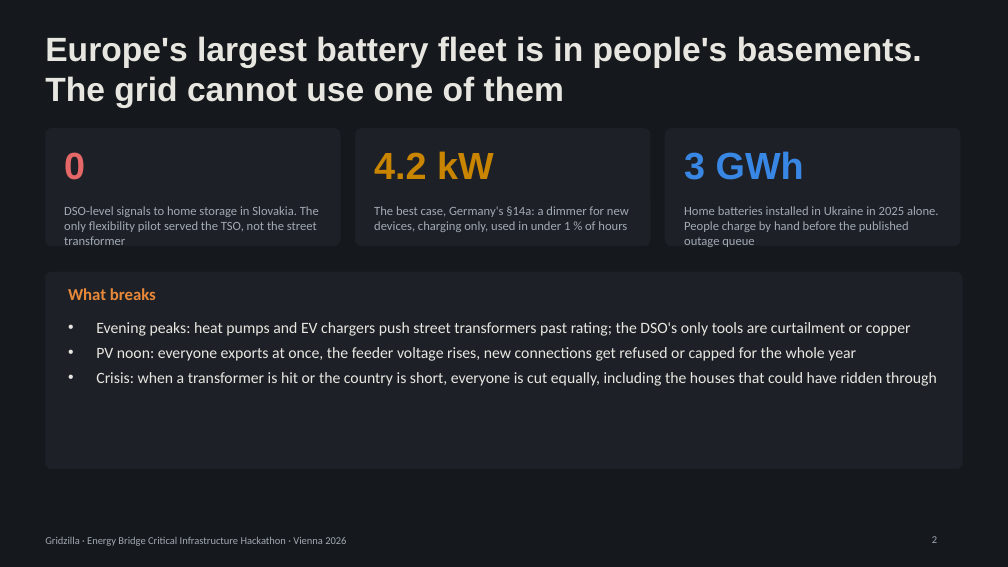
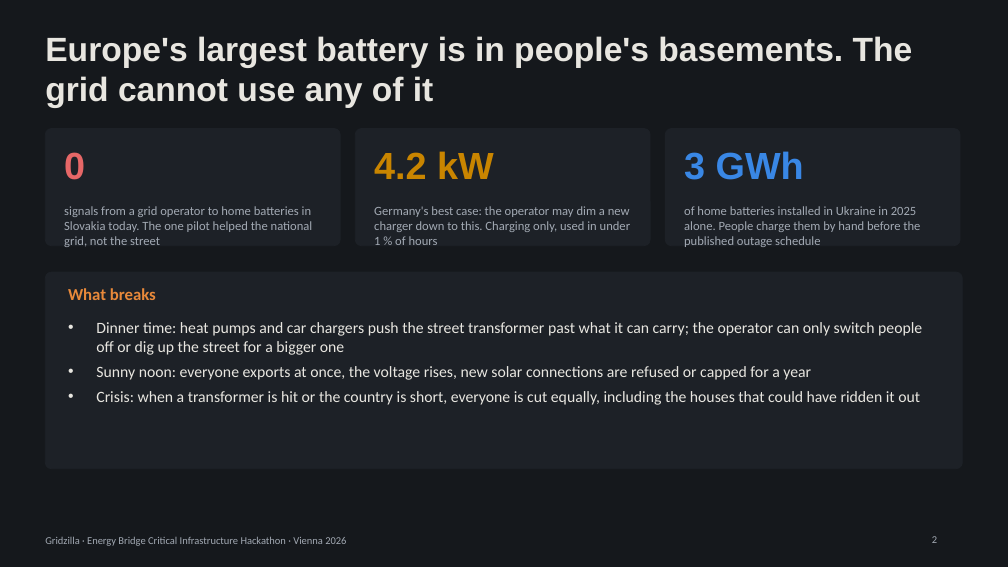
Before and after one commit to mathewstars/Gridzilla, a slide deck: slide 2 of docs/Gridzilla-pitch.pptx. Drawn at 1008x567 pixels with LibreOffice and Linux fonts; fonts in the diff are those of the drawing. Boxes give left, top, right and bottom in pixels: in the first picture for what was removed or moved away, otherwise in the second. Text is boxed around its words. In the diff, an @@ line names an element or a change of style, - is before the commit and + after.

```diff
--- a/docs/Gridzilla-pitch.pptx
+++ b/docs/Gridzilla-pitch.pptx
@@ title at (45,36,913,108): text changed @@
-Europe's largest battery fleet is in people's basements. The grid cannot use one of them
+Europe's largest battery is in people's basements. The grid cannot use any of it
@@ text at (64,206,313,247): text changed @@
-DSO-level signals to home storage in Slovakia. The only flexibility pilot served the TSO, not the street transformer
+signals from a grid operator to home batteries in Slovakia today. The one pilot helped the national grid, not the street
@@ text at (374,206,630,245): text changed @@
-The best case, Germany's §14a: a dimmer for new devices, charging only, used in under 1 % of hours
+Germany's best case: the operator may dim a new charger down to this. Charging only, used in under 1 % of hours
@@ text at (684,206,920,247): text changed @@
-Home batteries installed in Ukraine in 2025 alone. People charge by hand before the published outage queue
+of home batteries installed in Ukraine in 2025 alone. People charge them by hand before the published outage schedule
@@ text at (96,322,922,405): text changed @@
-• Evening peaks: heat pumps and EV chargers push street transformers past rating; the DSO's only tools are curtailment or copper
-• PV noon: everyone exports at once, the feeder voltage rises, new connections get refused or capped for the whole year
-• Crisis: when a transformer is hit or the country is short, everyone is cut equally, including the houses that could have ridden through
+• Dinner time: heat pumps and car chargers push the street transformer past what it can carry; the operator can only switch people off or dig up the street for a bigger one
+• Sunny noon: everyone exports at once, the voltage rises, new solar connections are refused or capped for a year
+• Crisis: when a transformer is hit or the country is short, everyone is cut equally, including the houses that could have ridden it out
```
Also in this commit, not shown: 5 other slides changed, 1 other file.
